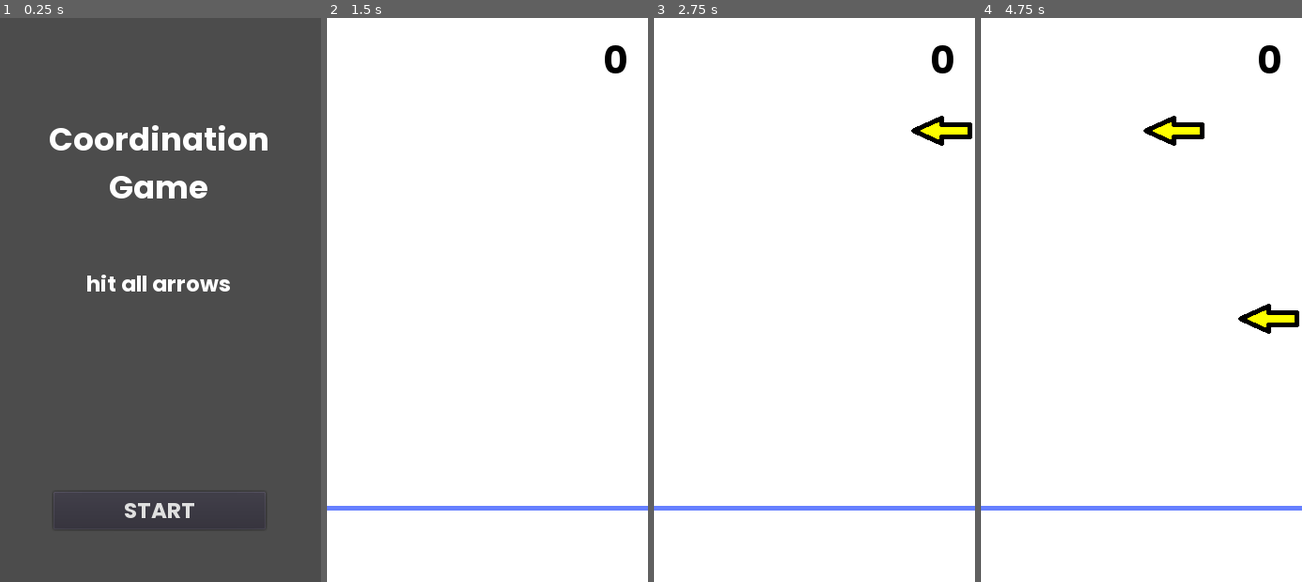
Above: before the commit, frames 1-4 (left to right).
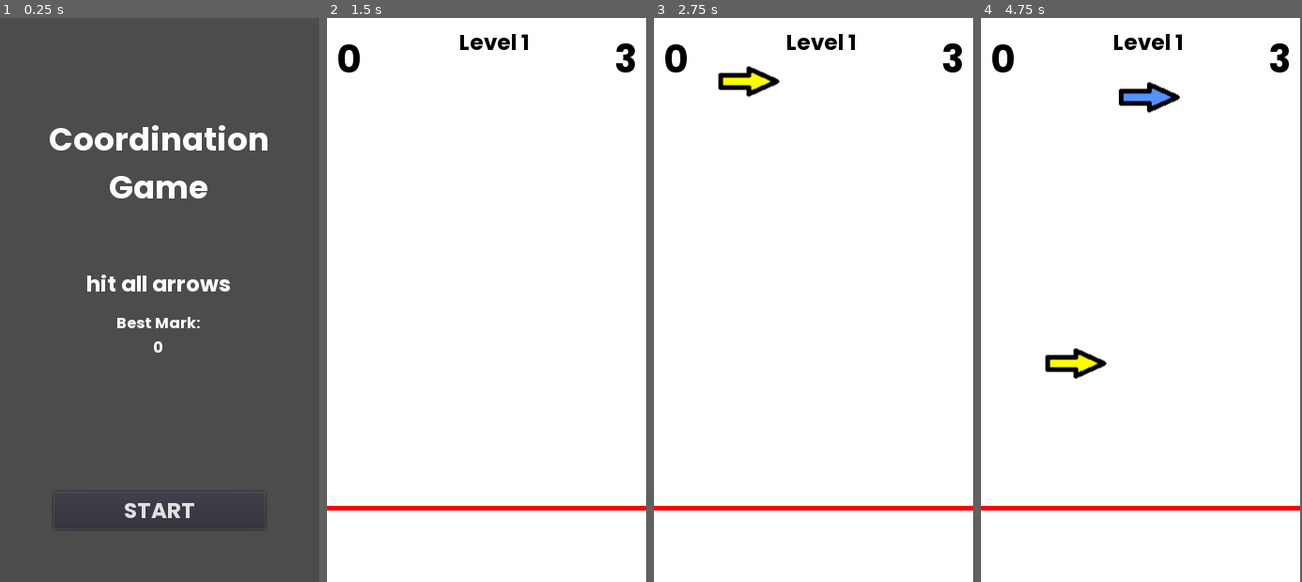
Above: after the commit, the same moments.

Repository: ncdev2015/Godot-Coordination-Game
Game: Godot game, scene res://Scenes/Menu/Menu.tscn
Same seed, same stepped clock (60 frames per second), same inputs: the game is played once before the commit and once after it.
Inputs (mouse positions are in pixels of both pictures, inside the frame that each line leads up to):
- Up to frame 1 (0.25 s): no input
- Up to frame 2 (1.5 s): click "START" at 0.5 s; click (487, 441) at 1.25 s, where only the run after the commit has a clickable "Ok, I got it"
- Up to frame 3 (2.75 s): hold Right (ui_right) from 2.03 s (still down)
- Up to frame 4 (4.75 s): release Right (ui_right) at 2.78 s; hold Left (ui_left) 2.78-3.53 s; hold Right (ui_right) from 3.53 s (still down)
In our replay, the window is 342x600 before the commit and 340x600 after it. These sizes can differ from the game's own. Grey fills any space a smaller window leaves; there, only what the larger window draws over its background counts as a difference.

The runs differ from the first frame. In frame 1, 0.3% of the frame differs, in the area x 36-63%, y 53-60%; in frame 2, 1.7%; in frame 3, 2.9%; in frame 4, 4.1%, in the area x 0-100%, y 2-88%.
Error after the commit: Attempt to call function 'is_in_group' in base 'null instance' on a null instance. (res://Scenes/Game/Game.gd:51)

Commit message:
Update game

Diff:
--- /dev/null
+++ b/Globals.gd
@@ -0,0 +1,3 @@
+extends Node2D
+
+var bestMark = 0
--- /dev/null
+++ b/Globals.tscn
@@ -0,0 +1,6 @@
+[gd_scene load_steps=2 format=2]
+
+[ext_resource path="res://Globals.gd" type="Script" id=1]
+
+[node name="Globals" type="Node2D"]
+script = ExtResource( 1 )
--- a/Scenes/Game/Arrow/Arrow.gd
+++ b/Scenes/Game/Arrow/Arrow.gd
@@ -4,6 +4,8 @@
 var size = Vector2()
 var leftDirection = true
 var isInLine = false
+var isHited = false
+var isFast = false
 
 func _ready():
 	size = $Sprite.texture.get_size()
@@ -11,7 +13,8 @@
 func _process(delta):
 	position.y += SPEED * delta
 
-	print(isInLine)
-
 func _on_VisibilityNotifier2D_screen_exited():
 	queue_free()
+
+func changeColor(color):
+	$Sprite.modulate = color
--- a/Scenes/Game/Arrow/Arrow.tscn
+++ b/Scenes/Game/Arrow/Arrow.tscn
@@ -16,11 +16,10 @@
 [node name="Area2D" type="Area2D" parent="."]
 
 [node name="CollisionPolygon2D" type="CollisionPolygon2D" parent="Area2D"]
-visible = false
 polygon = PoolVector2Array( -32.767, -0.747486, -0.897743, -14.4296, -0.730888, -6.2537, 28.8024, -6.2537, 28.8024, 6.42728, -0.564034, 6.42728, -0.564034, 13.4352 )
 
 [node name="VisibilityNotifier2D" type="VisibilityNotifier2D" parent="."]
-position = Vector2( -0.264865, -0.132432 )
-scale = Vector2( 3.21163, 0.655674 )
+position = Vector2( -0.264865, -0.132431 )
+scale = Vector2( 3.21163, 0.400828 )
 
 [connection signal="screen_exited" from="VisibilityNotifier2D" to="." method="_on_VisibilityNotifier2D_screen_exited"]
--- a/Scenes/Game/Game.gd
+++ b/Scenes/Game/Game.gd
@@ -2,30 +2,103 @@
 
 var arrowScene = preload("res://Scenes/Game/Arrow/Arrow.tscn")
 
+var currentTime = 0
+var timeLeft = 30
+
+var previousLevel = 0
 var level = 0
 var wait_time = 2
-var currentTime = 0
-var arrow_speed = 100
+var arrow_speed = 150
+var points = 0
+
+var lives = 3
+
+var gameOver = false
+var levelIncreased = false
 
 signal hitArrow(arrow)
+signal decreaseLives
 
 func _ready():
 	randomize()
 	$RespawnTimer.wait_time = wait_time
+	level = 1
+	previousLevel = level
 
 func _process(delta):
 	currentTime += delta
 
+	if timeLeft > 0:
+		timeLeft -= delta
+
 	if Input.is_action_just_pressed("ui_left"):
-		print( $Arrows.get_child(0).is_in_group("left_arrow") )
-		pass
+		if $Arrows.get_child(0).is_in_group("left_arrow") and $Arrows.get_child(0).isInLine and not $Arrows.get_child(0).isHited:
+			$Arrows.get_child(0).isHited = true
+			$Arrows.get_child(0).changeColor(Color("#00FF00"))
+			points+=1
+
+			if $Arrows.get_child(0).isFast:
+				points += 1
+
+			if points % 10 == 0 or (points > 0 and points % 11 == 0):
+				increaseLevel()
+
+		else:
+			if points > 0:
+				points-=1
 
 	if Input.is_action_just_pressed("ui_right"):
-		pass
+		if $Arrows.get_child(0).is_in_group("right_arrow") and $Arrows.get_child(0).isInLine and not $Arrows.get_child(0).isHited:
+			$Arrows.get_child(0).isHited = true
+			$Arrows.get_child(0).changeColor(Color("#00FF00"))
+			points+=1
+
+			if $Arrows.get_child(0).isFast:
+				points += 1
+
+			if points % 10 == 0 or (points > 0 and points % 11 == 0):
+				increaseLevel()
+		else:
+			if points > 0:
+				points-=1
+
+	if lives <= 0:
+		if points > Globals.bestMark:
+			Globals.bestMark = points
+
+		get_tree().paused = true
+		$GameOver.visible = true
+		$GameOver/PointsEarned.visible = true
+		$GameOver/PointsEarned.text += str(points)
+
+		$TryAgain.visible = true
+		$GoToMenu.visible = true
+
+		#get_tree().change_scene("res://Scenes/Menu/Menu.tscn")
+
+	$Lives.text = str(lives)
+	$Points.text = str(points)
+
+	"""
+	$TimeLeft.text = str(int(timeLeft+1))
+
+	if timeLeft <= 0:
+		$TimeOver.visible = true
+		$TimeOver/PointsEarned.visible = true
+		$TimeOver/PointsEarned.text += str(points)
+		get_tree().paused = true
+	"""
 
 func _on_TimerRespawn_timeout():
 	var arrow = arrowScene.instance()
-	arrow.SPEED = arrow_speed
+
+	if randf() <= 0.1:
+		arrow.SPEED = arrow_speed * 1.25
+		arrow.changeColor(Color("#5492FF"))
+		arrow.isFast = true
+	else:
+		arrow.SPEED = arrow_speed
+
 	arrow.position.x = rand_range(arrow.size.x/2 + 20, 341-arrow.size.x-20)
 
 	if randf() > 0.5:
@@ -36,9 +109,28 @@
 
 	$Arrows.add_child(arrow)
 
+func _on_Game_hitArrow(arrow):
+	pass
 
-func _on_Game_hitArrow(arrow):
-	if arrow.leftDirection:
-		print("<-")
-	else:
-		print("->")
+func increaseLevel():
+	level += 1
+	$Level.text = "Level " + str(level)
+	arrow_speed += 25
+
+	if $RespawnTimer.wait_time > 0:
+		$RespawnTimer.wait_time -= 0.2
+
+
+func _on_Game_decreaseLives():
+	if lives > 0:
+		lives -=1
+
+
+func _on_TryAgain_pressed():
+	get_tree().paused = false
+	get_tree().change_scene("res://Scenes/Game/Game.tscn")
+
+
+func _on_GoToMenu_pressed():
+	get_tree().paused = false
+	get_tree().change_scene("res://Scenes/Menu/Menu.tscn")
--- a/Scenes/Game/Game.tscn
+++ b/Scenes/Game/Game.tscn
@@ -7,6 +7,27 @@
 
 [sub_resource type="DynamicFont" id=1]
 size = 40
+font_data = ExtResource( 4 )
+
+[sub_resource type="DynamicFont" id=2]
+size = 23
+font_data = ExtResource( 4 )
+
+[sub_resource type="DynamicFont" id=3]
+size = 28
+font_data = ExtResource( 4 )
+
+[sub_resource type="DynamicFont" id=4]
+font_data = ExtResource( 4 )
+
+[sub_resource type="DynamicFont" id=5]
+size = 40
+font_data = ExtResource( 4 )
+
+[sub_resource type="DynamicFont" id=6]
+font_data = ExtResource( 4 )
+
+[sub_resource type="DynamicFont" id=7]
 font_data = ExtResource( 4 )
 
 [node name="Game" type="Node2D"]
@@ -25,11 +46,17 @@
 [node name="HitZone" parent="." instance=ExtResource( 3 )]
 position = Vector2( 2, 34 )
 
-[node name="Points" type="Label" parent="."]
-margin_left = 280.859
-margin_top = 16.8179
-margin_right = 320.859
-margin_bottom = 72.8179
+[node name="DangerZone" parent="HitZone" index="1"]
+position = Vector2( 3.2758, -9.57532 )
+
+[node name="CollisionShape2D" parent="HitZone/DangerZone" index="0"]
+position = Vector2( 165.639, 546.61 )
+
+[node name="Lives" type="Label" parent="."]
+margin_left = 249.053
+margin_top = 15.6061
+margin_right = 330.053
+margin_bottom = 71.6061
 custom_fonts/font = SubResource( 1 )
 custom_colors/font_color = Color( 0, 0, 0, 1 )
 text = "0"
@@ -39,5 +66,112 @@
 "_edit_use_anchors_": false
 }
 
+[node name="Level" type="Label" parent="."]
+margin_left = 141.179
+margin_top = -2.13383
+margin_right = 216.179
+margin_bottom = 53.8662
+custom_fonts/font = SubResource( 2 )
+custom_colors/font_color = Color( 0, 0, 0, 1 )
+text = "Level 1"
+align = 1
+valign = 1
+__meta__ = {
+"_edit_use_anchors_": false
+}
+
+[node name="TimeOver" type="Label" parent="."]
+visible = false
+margin_left = 71.7512
+margin_top = 166.305
+margin_right = 255.751
+margin_bottom = 212.305
+custom_fonts/font = SubResource( 3 )
+custom_colors/font_color = Color( 0, 0, 0, 1 )
+text = "Time Over"
+align = 1
+valign = 1
+__meta__ = {
+"_edit_use_anchors_": false
+}
+
+[node name="GameOver" type="Label" parent="."]
+visible = false
+margin_left = 80.4982
+margin_top = 135.146
+margin_right = 264.498
+margin_bottom = 181.146
+custom_fonts/font = SubResource( 3 )
+custom_colors/font_color = Color( 0, 0, 0, 1 )
+text = "Game Over"
+__meta__ = {
+"_edit_use_anchors_": false
+}
+
+[node name="PointsEarned" type="Label" parent="GameOver"]
+margin_left = 25.118
+margin_top = 45.1886
+margin_right = 148.118
+margin_bottom = 94.1886
+custom_fonts/font = SubResource( 4 )
+custom_colors/font_color = Color( 0, 0, 0, 1 )
+text = "Best mark:
+"
+align = 1
+valign = 1
+__meta__ = {
+"_edit_use_anchors_": false
+}
+
+[node name="Points" type="Label" parent="."]
+margin_left = 10.4
+margin_top = 16.0
+margin_right = 50.4
+margin_bottom = 72.0
+custom_fonts/font = SubResource( 5 )
+custom_colors/font_color = Color( 0, 0, 0, 1 )
+text = "0"
+valign = 1
+__meta__ = {
+"_edit_use_anchors_": false
+}
+
+[node name="TryAgain" type="Button" parent="."]
+pause_mode = 2
+visible = false
+self_modulate = Color( 1, 0.992157, 0.992157, 1 )
+margin_left = 104.881
+margin_top = 272.0
+margin_right = 227.881
+margin_bottom = 301.0
+custom_fonts/font = SubResource( 6 )
+custom_colors/font_color_disabled = Color( 0, 0.580392, 1, 1 )
+custom_colors/font_color = Color( 1, 1, 1, 1 )
+custom_colors/font_color_hover = Color( 1, 1, 1, 1 )
+custom_colors/font_color_pressed = Color( 1, 1, 1, 1 )
+text = "Try again!"
+__meta__ = {
+"_edit_use_anchors_": false
+}
+
+[node name="GoToMenu" type="Button" parent="."]
+pause_mode = 2
+visible = false
+margin_left = 105.0
+margin_top = 316.0
+margin_right = 229.0
+margin_bottom = 345.0
+custom_fonts/font = SubResource( 7 )
+custom_colors/font_color_disabled = Color( 1, 1, 1, 1 )
+custom_colors/font_color = Color( 1, 1, 1, 1 )
+custom_colors/font_color_hover = Color( 1, 1, 1, 1 )
+custom_colors/font_color_pressed = Color( 1, 1, 1, 1 )
+text = "Go to Menu"
+
+[connection signal="decreaseLives" from="." to="." method="_on_Game_decreaseLives"]
 [connection signal="hitArrow" from="." to="." method="_on_Game_hitArrow"]
 [connection signal="timeout" from="RespawnTimer" to="." method="_on_TimerRespawn_timeout"]
+[connection signal="pressed" from="TryAgain" to="." method="_on_TryAgain_pressed"]
+[connection signal="pressed" from="GoToMenu" to="." method="_on_GoToMenu_pressed"]
+
+[editable path="HitZone"]
--- a/Scenes/HitZone/HitZone.gd
+++ b/Scenes/HitZone/HitZone.gd
@@ -7,12 +7,16 @@
 	defaultColor = $ArrowZone/Line2D.default_color
 
 func _on_DangerZone_area_entered(area):
-	arrowsLosed += 1
+	if not area.get_parent().isHited:
+		arrowsLosed += 1
+		get_parent().emit_signal("decreaseLives")
 
-	area.get_parent().get_node("Sprite").modulate = Color(0.5,0.5,1)
+	#area.get_parent().get_node("Sprite").modulate = Color(1,0,0)
 
 func _on_ArrowZone_area_entered(area):
-	$ArrowZone/Line2D.default_color = Color("#6721FF")
+	$ArrowZone/Line2D.default_color = Color("#FF0000")
+	#area.get_parent().get_node("Sprite").modulate = Color(1,1,1)
+
 	get_parent().emit_signal("hitArrow", area.get_parent())
 	$ArrowsInLine.arrows.append(area.get_parent())
 	area.get_parent().isInLine = true
--- a/Scenes/HitZone/HitZone.tscn
+++ b/Scenes/HitZone/HitZone.tscn
@@ -21,6 +21,7 @@
 scale = Vector2( 0.994187, 1 )
 points = PoolVector2Array( -0.401321, 477.472, 344.376, 477.472 )
 width = 5.0
+default_color = Color( 1, 0, 0, 1 )
 
 [node name="CollisionShape2D" type="CollisionShape2D" parent="ArrowZone"]
 position = Vector2( -3.21428, 476.835 )
--- a/Scenes/Menu/Menu.gd
+++ b/Scenes/Menu/Menu.gd
@@ -1,4 +1,8 @@
 extends Node2D
 
+func _ready():
+	$BestMark.text += str(Globals.bestMark)
+
 func _on_Button_pressed():
-	get_tree().change_scene("res://Scenes/Game/Game.tscn")
+	get_tree().paused = false
+	get_tree().change_scene("res://Scenes/Tutorial/Tutorial.tscn")
--- a/Scenes/Menu/Menu.tscn
+++ b/Scenes/Menu/Menu.tscn
@@ -13,6 +13,9 @@
 
 [sub_resource type="DynamicFont" id=3]
 size = 23
+font_data = ExtResource( 1 )
+
+[sub_resource type="DynamicFont" id=4]
 font_data = ExtResource( 1 )
 
 [node name="Menu" type="Node2D"]
@@ -47,6 +50,7 @@
 }
 
 [node name="Button" type="Button" parent="."]
+pause_mode = 2
 margin_left = 56.562
 margin_top = 503.958
 margin_right = 282.562
@@ -57,4 +61,18 @@
 "_edit_use_anchors_": false
 }
 
+[node name="BestMark" type="Label" parent="."]
+margin_left = 106.553
+margin_top = 312.999
+margin_right = 231.553
+margin_bottom = 361.999
+custom_fonts/font = SubResource( 4 )
+text = "Best Mark:
+"
+align = 1
+valign = 1
+__meta__ = {
+"_edit_use_anchors_": false
+}
+
 [connection signal="pressed" from="Button" to="." method="_on_Button_pressed"]
--- /dev/null
+++ b/Scenes/Tutorial/Tutorial.gd
@@ -0,0 +1,20 @@
+extends Node2D
+
+
+# Declare member variables here. Examples:
+# var a = 2
+# var b = "text"
+
+
+# Called when the node enters the scene tree for the first time.
+func _ready():
+	pass # Replace with function body.
+
+
+# Called every frame. 'delta' is the elapsed time since the previous frame.
+#func _process(delta):
+#	pass
+
+
+func _on_Button_pressed():
+	get_tree().change_scene("res://Scenes/Game/Game.tscn")
--- /dev/null
+++ b/Scenes/Tutorial/Tutorial.tscn
@@ -0,0 +1,101 @@
+[gd_scene load_steps=8 format=2]
+
+[ext_resource path="res://Scenes/Game/background.png" type="Texture" id=1]
+[ext_resource path="res://Scenes/HitZone/HitZone.tscn" type="PackedScene" id=2]
+[ext_resource path="res://Scenes/Game/obstacle2.png" type="Texture" id=3]
+[ext_resource path="res://Fonts/Poppins-Bold.ttf" type="DynamicFontData" id=4]
+[ext_resource path="res://Scenes/Tutorial/Tutorial.gd" type="Script" id=5]
+
+[sub_resource type="DynamicFont" id=1]
+size = 20
+font_data = ExtResource( 4 )
+
+[sub_resource type="DynamicFont" id=2]
+font_data = ExtResource( 4 )
+
+[node name="Tutorial" type="Node2D"]
+script = ExtResource( 5 )
+
+[node name="background" type="Sprite" parent="."]
+position = Vector2( 170.996, 297.608 )
+scale = Vector2( 1, 1.01912 )
+texture = ExtResource( 1 )
+
+[node name="HitZone" parent="." instance=ExtResource( 2 )]
+position = Vector2( 2, 34 )
+
+[node name="obstacle2" type="Sprite" parent="."]
+position = Vector2( 55.5575, 38.1176 )
+texture = ExtResource( 3 )
+
+[node name="obstacle3" type="Sprite" parent="."]
+position = Vector2( 284.569, 205.637 )
+texture = ExtResource( 3 )
+
+[node name="obstacle4" type="Sprite" parent="."]
+position = Vector2( 58.835, 372.257 )
+rotation = 3.14159
+texture = ExtResource( 3 )
+
+[node name="LabelDesc" type="Label" parent="."]
+margin_left = 67.1429
+margin_top = 72.3113
+margin_right = 261.143
+margin_bottom = 193.311
+custom_fonts/font = SubResource( 1 )
+custom_colors/font_color = Color( 1, 0, 0, 1 )
+text = "Press Left or Right key when the arrows are on the Red Line"
+align = 1
+valign = 1
+autowrap = true
+__meta__ = {
+"_edit_use_anchors_": false
+}
+
+[node name="LabelDesc2" type="Label" parent="."]
+visible = false
+margin_left = 102.603
+margin_top = 24.4482
+margin_right = 229.603
+margin_bottom = 124.448
+custom_fonts/font = SubResource( 1 )
+custom_colors/font_color = Color( 0, 0, 0, 1 )
+text = "All arrows will fall down"
+align = 1
+valign = 1
+autowrap = true
+__meta__ = {
+"_edit_use_anchors_": false
+}
+
+[node name="LabelDesc3" type="Label" parent="."]
+margin_left = 94.0679
+margin_top = 208.339
+margin_right = 242.068
+margin_bottom = 360.339
+custom_fonts/font = SubResource( 1 )
+custom_colors/font_color = Color( 0, 0, 0, 1 )
+text = "The speed will increase as you advance"
+align = 1
+valign = 1
+autowrap = true
+__meta__ = {
+"_edit_use_anchors_": false
+}
+
+[node name="Button" type="Button" parent="."]
+margin_left = 103.151
+margin_top = 431.262
+margin_right = 234.151
+margin_bottom = 467.262
+custom_fonts/font = SubResource( 2 )
+custom_colors/font_color_disabled = Color( 1, 1, 1, 1 )
+custom_colors/font_color = Color( 1, 0.976471, 0.976471, 1 )
+custom_colors/font_color_hover = Color( 1, 1, 1, 1 )
+custom_colors/font_color_pressed = Color( 1, 1, 1, 1 )
+text = "Ok, I got it"
+__meta__ = {
+"_edit_use_anchors_": false
+}
+
+[connection signal="pressed" from="Button" to="." method="_on_Button_pressed"]
--- a/project.godot
+++ b/project.godot
@@ -14,9 +14,14 @@
 run/main_scene="res://Scenes/Menu/Menu.tscn"
 config/icon="res://icon.png"
 
+[autoload]
+
+Globals="*res://Globals.gd"
+
 [display]
 
-window/size/width=342
+window/size/width=340
+window/size/resizable=false
 
 [physics]
 
Not shown: 1 places in Scenes/Game/Game.tscn that only renumber resources
Not shown: 1 places in Scenes/Menu/Menu.tscn that only renumber resources
Not shown, added: export_presets.cfg
